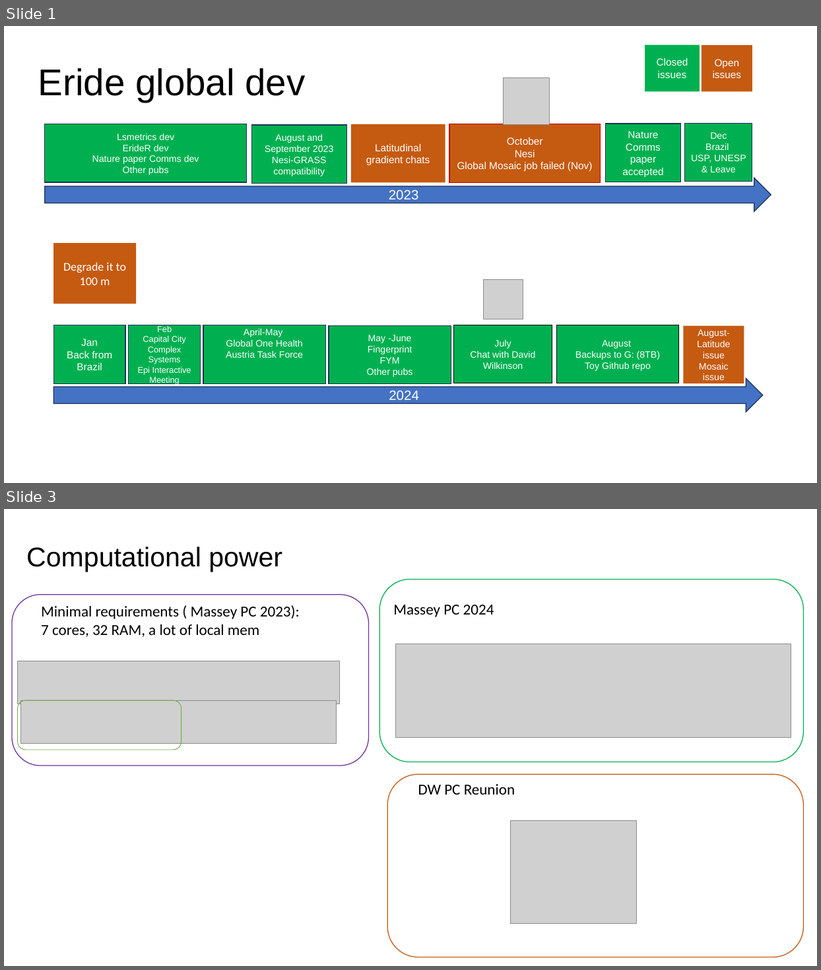
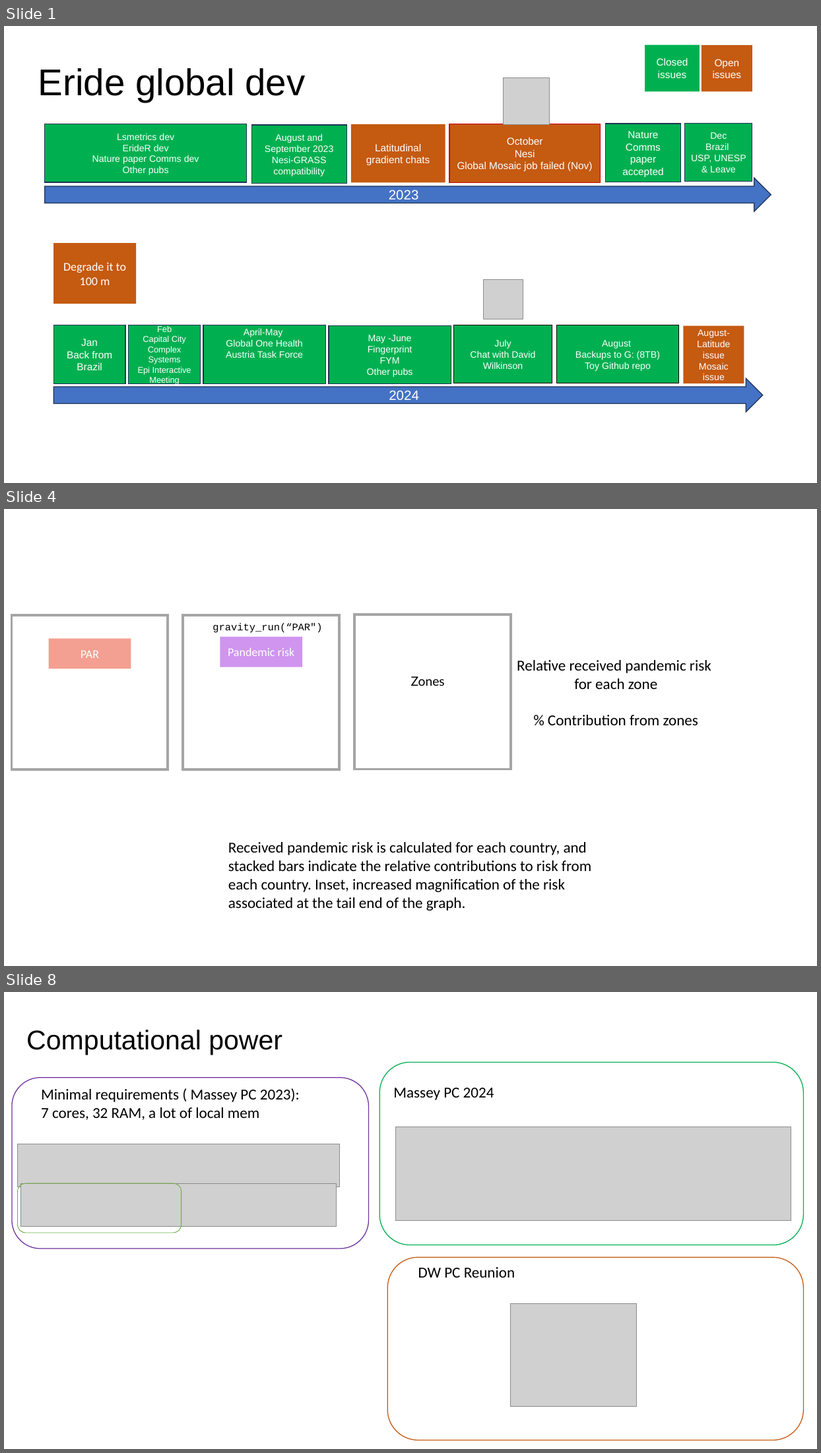
Before and after one commit to renatamuy/eride, a slide deck: workflow/eride_global_dev.pptx. Shown one above the other, each under a label of ours: slides 1 and 3 before the commit, slides 1, 4 and 8 after it; the slides between them are not shown. The pictures are 821x970 and 821x1453 pixels, drawn with LibreOffice and Linux fonts; fonts in the diff are those of the drawing; grey boxes stand for pictures. Boxes give left, top, right and bottom in pixels: in the first picture for what was removed or moved away, otherwise in the second. Text is boxed around its words. In the diff, an @@ line names an element or a change of style, - is before the commit and + after.

```diff
--- a/workflow/eride_global_dev.pptx
+++ b/workflow/eride_global_dev.pptx
@@ slide 4 added at <box>4,509,817,966</box>, background #FFFFFF @@
@@ rectangle added at <box>12,615,168,770</box>, outline #A5A5A5 3 pt @@
@@ rectangle added at <box>184,615,339,770</box>, outline #A5A5A5 3 pt @@
@@ text added at <box>213,623,322,633</box>, 12 pt, text #000000 @@
+gravity_run(“PAR")
@@ rectangle added at <box>354,615,511,770</box>, outline #A5A5A5 3 pt @@
@@ rectangle added at <box>48,638,131,669</box>, fill #F39F91, 14 pt, text #FFFFFF @@
+PAR
@@ rectangle added at <box>220,637,302,667</box>, fill #CF95EF, 14 pt, text #FFFFFF @@
+Pandemic risk
@@ text added at <box>517,660,712,725</box>, 18 pt, text #000000 @@
+Relative received pandemic risk
+for each zone
+% Contribution from zones
@@ text added at <box>411,677,445,686</box>, 15 pt, text #000000 @@
+Zones
@@ text added at <box>228,842,591,911</box>, 18 pt, text #000000 @@
+Received pandemic risk is calculated for each country, and stacked bars indicate the relative contributions to risk from each country. Inset, increased magnification of the risk associated at the tail end of the graph.
@@ what was slide 3 is now slide 8 @@
```
Also in this commit, not shown: 1 slide changed, 4 other slides added, 1 other file.
